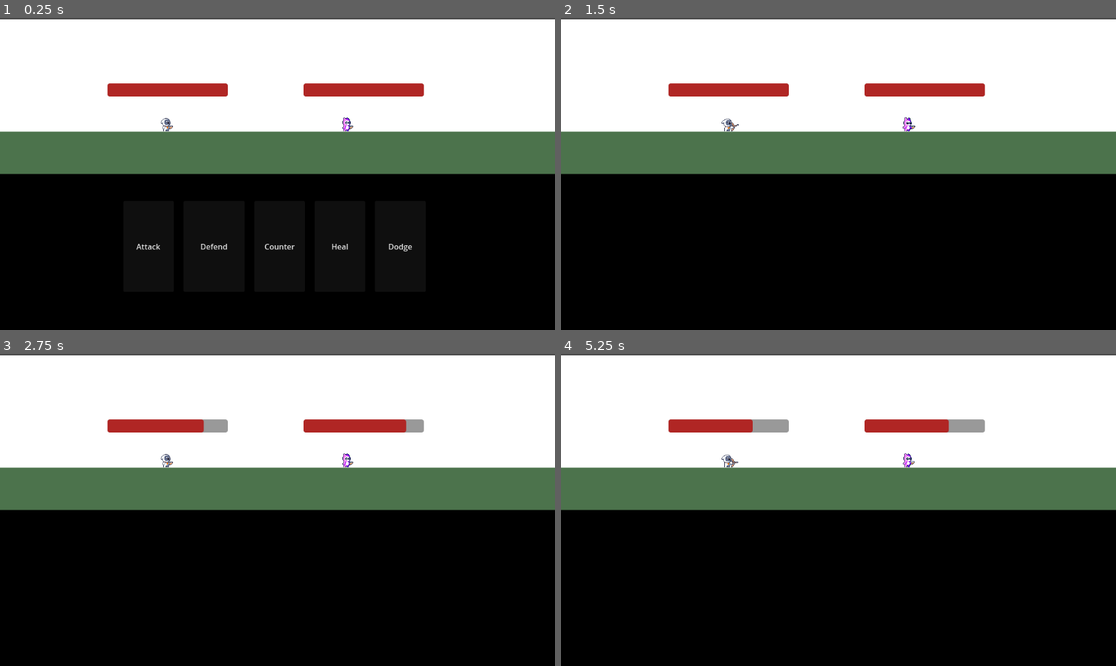
Above: before the commit, frames 1-4 (two rows, left to right).
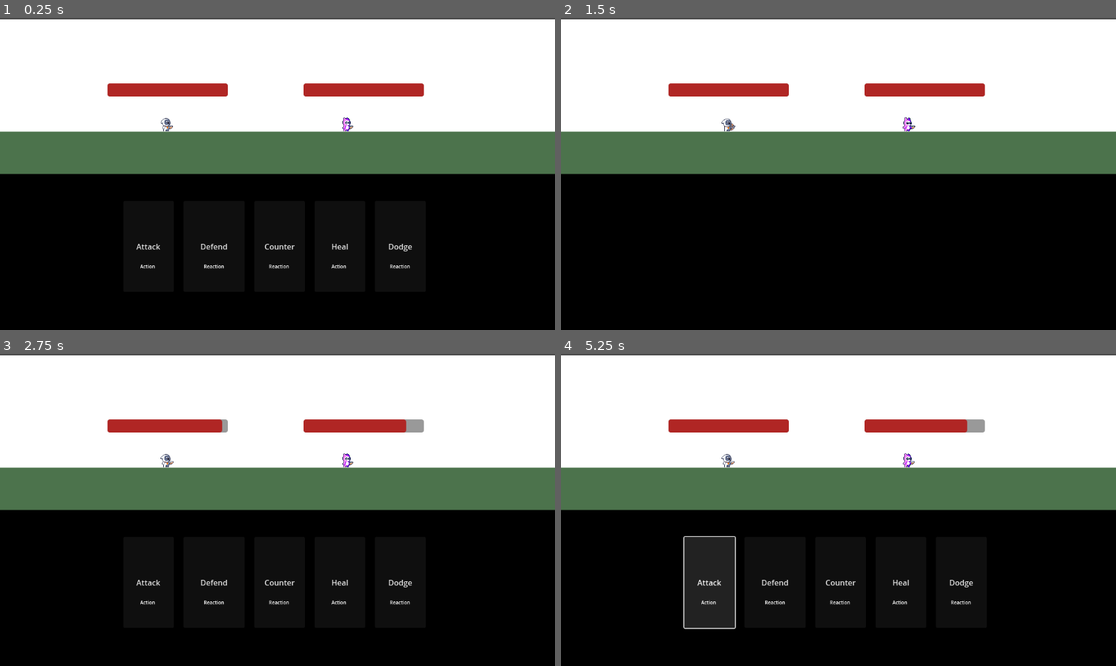
Above: after the commit, the same moments.

Repository: KylerGreen/TheAdventurersInn
Game: Godot game, scene res://Combat/combat_screen.tscn
Same seed, same stepped clock (60 frames per second), same inputs: the game is played once before the commit and once after it. This scene is started directly instead of the project's main scene.
Inputs (mouse positions are in pixels of both pictures, inside the frame that each line leads up to):
- Up to frame 1 (0.25 s): no input
- Up to frame 2 (1.5 s): click "Attack" at 0.5 s; click (777, 245) at 1.25 s, where only the run after the commit has a clickable "Defend"
- Up to frame 3 (2.75 s): click (277, 581) at 2 s, where only the run before the commit has a clickable "Counter"
- Up to frame 4 (5.25 s): click (899, 581) at 2.75 s, where only the run after the commit has a clickable "Heal"; click "Dodge" at 3.5 s; click "Attack" at 5 s

The runs differ from the first frame. In frame 1, 0.1% of the frame differs, in the area x 25-74%, y 78-81%; in frame 2, less than 0.1%; in frame 3, 0.6%; in frame 4, 3.7%, in the area x 22-75%, y 20-89%.

Commit message:
Created Action/Reaction cards

Diff:
--- a/Combat/CurrentHand.tscn
+++ b/Combat/CurrentHand.tscn
@@ -34,6 +34,15 @@
 size_flags_horizontal = 3
 text = "Attack"
 
+[node name="Action" type="Label" parent="HBoxContainer/Attack"]
+layout_mode = 0
+offset_left = 35.0
+offset_top = 129.0
+offset_right = 69.0
+offset_bottom = 152.0
+theme_override_font_sizes/font_size = 10
+text = "Action"
+
 [node name="Defend" type="Button" parent="HBoxContainer"]
 layout_direction = 2
 layout_mode = 2
@@ -42,20 +51,53 @@
 action_mode = 0
 text = "Defend"
 
+[node name="Reaction" type="Label" parent="HBoxContainer/Defend"]
+layout_mode = 0
+offset_left = 42.415
+offset_top = 129.074
+offset_right = 85.415
+offset_bottom = 152.074
+theme_override_font_sizes/font_size = 10
+text = "Reaction"
+
 [node name="Counter" type="Button" parent="HBoxContainer"]
 layout_mode = 2
 size_flags_horizontal = 3
 text = "Counter"
+
+[node name="Reaction" type="Label" parent="HBoxContainer/Counter"]
+offset_left = 30.415
+offset_top = 129.074
+offset_right = 73.415
+offset_bottom = 152.074
+theme_override_font_sizes/font_size = 10
+text = "Reaction"
 
 [node name="Heal" type="Button" parent="HBoxContainer"]
 layout_mode = 2
 size_flags_horizontal = 3
 text = "Heal"
 
+[node name="Action" type="Label" parent="HBoxContainer/Heal"]
+offset_left = 35.0
+offset_top = 129.0
+offset_right = 69.0
+offset_bottom = 152.0
+theme_override_font_sizes/font_size = 10
+text = "Action"
+
 [node name="Dodge" type="Button" parent="HBoxContainer"]
 layout_mode = 2
 size_flags_horizontal = 3
 text = "Dodge"
+
+[node name="Reaction" type="Label" parent="HBoxContainer/Dodge"]
+offset_left = 31.415
+offset_top = 129.074
+offset_right = 74.415
+offset_bottom = 152.074
+theme_override_font_sizes/font_size = 10
+text = "Reaction"
 
 [connection signal="pressed" from="HBoxContainer/Attack" to="." method="_on_attack_pressed"]
 [connection signal="pressed" from="HBoxContainer/Defend" to="." method="_on_defend_pressed"]
--- a/Combat/Player/player.gd
+++ b/Combat/Player/player.gd
@@ -6,6 +6,10 @@
 var IsDefending = false
 var IsCountering = false
 var IsDodging = false
+var IsAttacking = false
+var IsHealing = false
+var action = 0
+var reaction = 0
 
 
 func _ready():
@@ -46,31 +50,70 @@
 	%PlayerHand.visible = true
 
 
-func _on_player_hand_defend():
-	IsDefending = true
+
+func Player_turn():
+	if IsAttacking == true:
+		AttackAnimation()
+		attack.emit()
+		IsAttacking = false
+	elif IsHealing == true:
+		health += 25
+		IsHealing = false
+		if health >= 100:
+			health = 100
+		%PlayerHealth.value = health
+	action -= 1
+	reaction -= 1
 	%PlayerHand.visible = false
 	%Enemy1.Enemy_turn()
 
+
+func _on_player_hand_defend():
+	if reaction == 0:
+		reaction += 1
+		IsDefending = true
+		if action == 1 and reaction == 1:
+			Player_turn()
+	else:
+		if action == 1 and reaction == 1:
+			Player_turn()
+
 func _on_player_hand_attack():
-	AttackAnimation()
-	attack.emit()
-	%PlayerHand.visible = false
-	%Enemy1.Enemy_turn()
+	if action == 0:
+		action += 1
+		IsAttacking = true
+		if action == 1 and reaction == 1:
+			Player_turn()
+	else:
+		if action == 1 and reaction == 1:
+			Player_turn()
 
 func _on_player_hand_heal():
-	health += 25
-	if health >= 100:
-		health = 100
-	%PlayerHealth.value = health
-	%PlayerHand.visible = false
-	%Enemy1.Enemy_turn()
+	if action == 0:
+		action += 1
+		IsHealing = true
+		if action == 1 and reaction == 1:
+			Player_turn()
+	else:
+		if action == 1 and reaction == 1:
+			Player_turn()
 
 func _on_player_hand_counter():
-	IsCountering = true
-	%PlayerHand.visible = false
-	%Enemy1.Enemy_turn()
+	if reaction == 0:
+		reaction += 1
+		IsCountering = true
+		if action == 1 and reaction == 1:
+			Player_turn()
+	else:
+		if action == 1 and reaction == 1:
+			Player_turn()
 
 func _on_player_hand_dodge():
-	IsDodging = true
-	%PlayerHand.visible = false
-	%Enemy1.Enemy_turn()
+	if reaction == 0:
+		reaction += 1
+		IsDodging = true
+		if action == 1 and reaction == 1:
+			Player_turn()
+	else:
+		if action == 1 and reaction == 1:
+			Player_turn()
